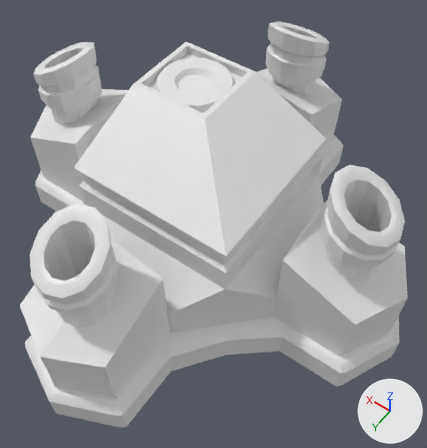
What one commit did to the FBX model Project -v1.0.2 - 4.2.0/Project -v1.0.2 - 4.2.0/Assets/Resources/ANimations/Armory.fbx.
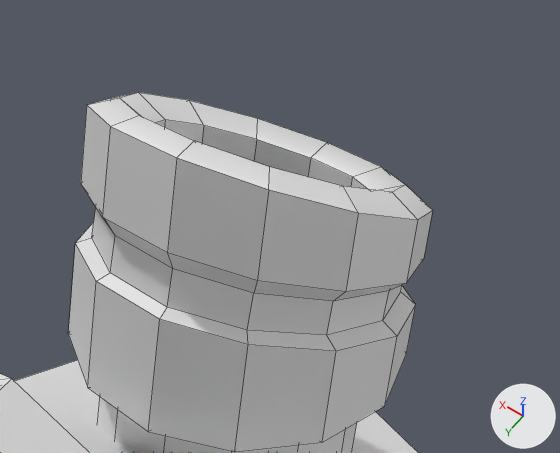
The first picture shows the older version from a 50 mm lens placed at (-0.0959, 0.1272, 0.1876), pointed at (-0.0101, 0.007, -0.0013). The close-ups show both versions on the part from 59% to 82% of the width and 1% to 19% of the height of that picture; other places that the commit changed are outside them. Every picture has the same lights, and +X, +Y and +Z are marked at lower right. The close-ups show mesh edges as thin lines. Materials are left out; every surface is plain grey. Where no turn or scale is listed for an object, it has been applied to the vertices.
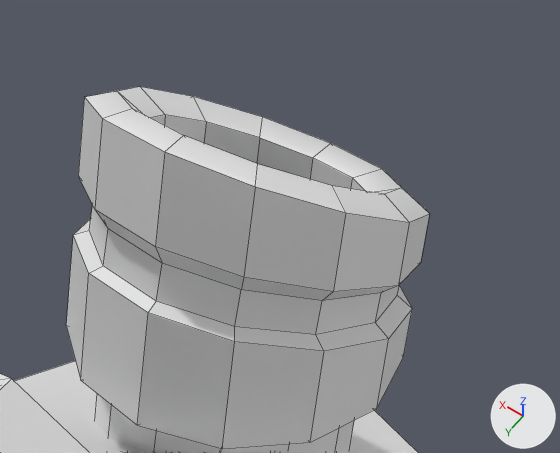
Where the newer file only moved an object's origin or applied its transform, the numbers keep the older frame.

Pixel boxes [x1, y1, x2, y2] of what changed, in the close-ups (560 x 453 px):
'polySurface366', reshaped, moved, turned
    before: [68, 92, 433, 453]
    after: [66, 87, 429, 453]

Edits to the bpy script that builds the scene:
```text
Change ob_polysurface366:
    ob_polysurface366: bpy.data.objects.new('polySurface366', me_mesh_002) -> bpy.data.objects.new('polySurface366', me_mesh_004)
    ob_polysurface366.location: (0.0, 0.184, 0.0) -> (0.107, 0.184, 0.124)
    ob_polysurface366.rotation_euler: (0.0, 0.0, 0.0) -> (0.0, 3.086, 0.0)  # degrees (0, 0, 0) -> degrees (0, 177, 0)
```
